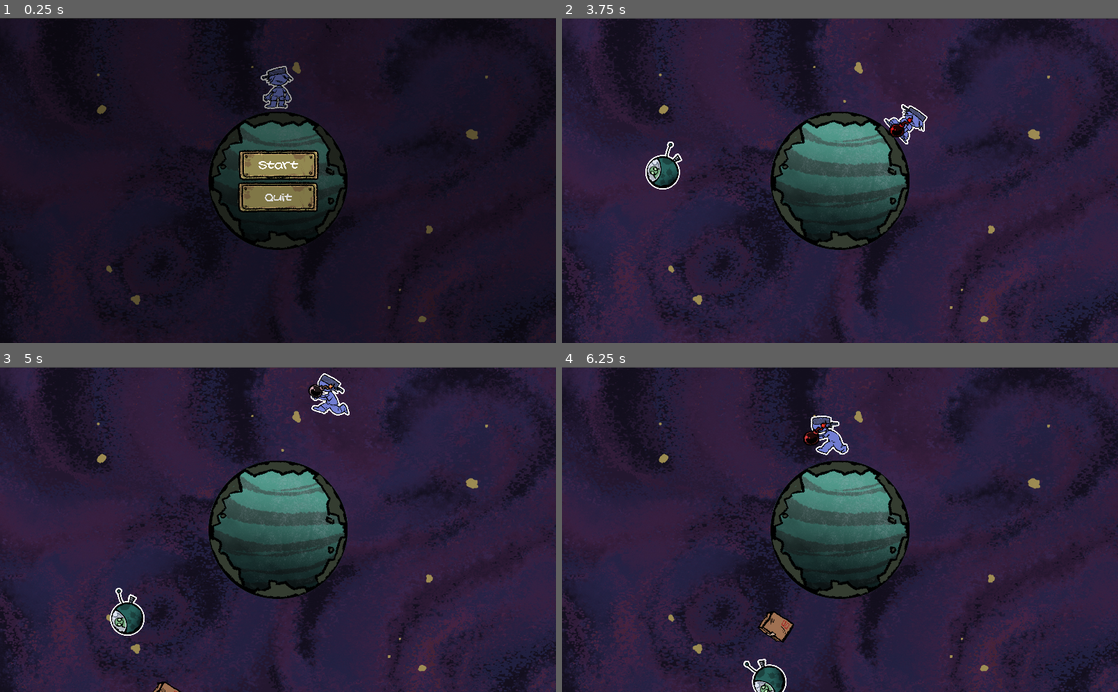
Above: before the commit, frames 1-4 (two rows, left to right).
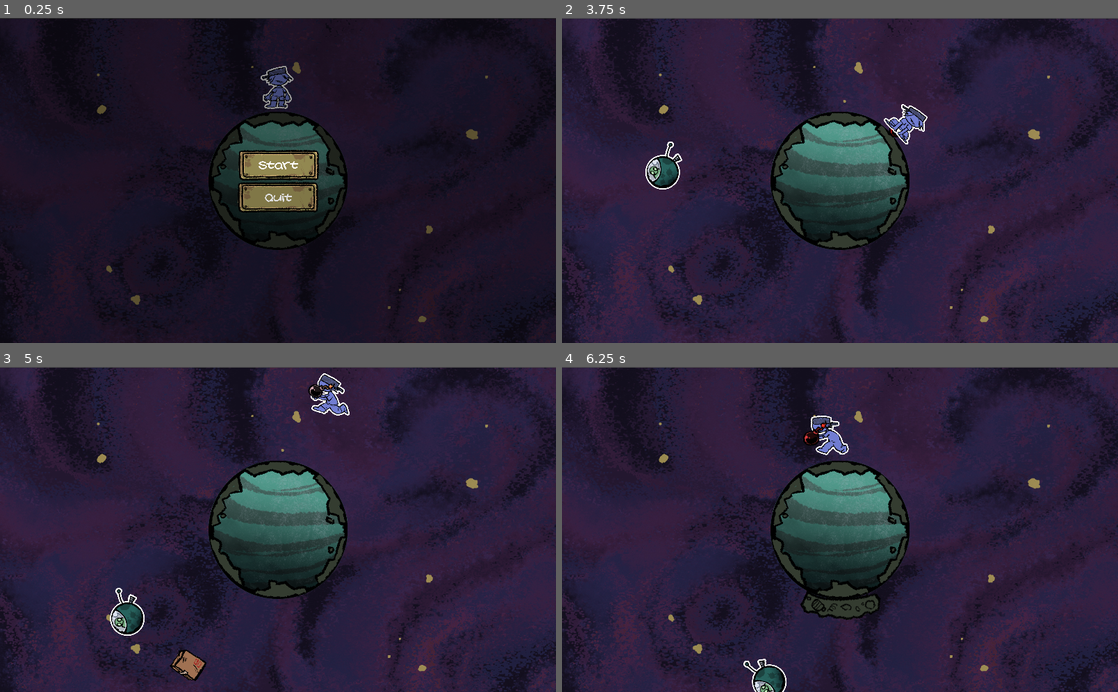
Above: after the commit, the same moments.

Repository: DanGrenade/TinyWorldJam
Game: Godot game, scene res://Scenes/GameTest.tscn
Same seed, same stepped clock (60 frames per second), same inputs: the game is played once before the commit and once after it. The project has no main scene, so this scene is started directly.
Inputs:
- Up to frame 1 (0.25 s): no input
- Up to frame 2 (3.75 s): click "Start" at 0.5 s; hold D (move_right) 1.28-2.03 s; tap E (box_grab) every 0.75 s from 1.35 to 3.6 s; tap Space (jump) at 1.52, 2.27 s; hold Left (move_left) 2.03-2.78 s; hold D (move_right) from 2.78 s (still down)
- Up to frame 3 (5 s): tap Space (jump) at 3.77, 4.52 s; release D (move_right) at 4.28 s; hold Left (move_left) from 4.28 s (still down); tap E (box_grab) at 4.35 s
- Up to frame 4 (6.25 s): keep holding Left (move_left); tap E (box_grab) at 5.1, 5.85 s; tap Space (jump) at 5.27 s

The runs differ from the first frame. In frame 1, 0.2% of the frame differs, in the area x 42-58%, y 40-60%; in frame 2, 0.1%; in frame 3, 0.5%; in frame 4, 1.2%, in the area x 35-58%, y 68-85%.

Commit message:
Issue 034 - Trash will now only hit player sometimes

Diff:
--- a/Scenes/GameTest.tscn
+++ b/Scenes/GameTest.tscn
@@ -36,24 +36,24 @@
 "_edit_use_anchors_": false
 }
 
-[node name="GarbagePlanet" parent="." instance=ExtResource( 2 )]
-
 [node name="Alien_Ship" parent="." instance=ExtResource( 5 )]
 position = Vector2( 0, -1459.11 )
 planet_string = NodePath("../../GameManager/GarbagePlanet")
 
-[node name="PlayerCharacter" parent="." instance=ExtResource( 1 )]
-position = Vector2( 1.80859, -679.526 )
-gravity_body_path = NodePath("../../GameManager/GarbagePlanet")
+[node name="GarbagePlanet" parent="." instance=ExtResource( 2 )]
 
-[node name="GarbageSpawner" type="Node" parent="."]
+[node name="GarbageSpawner" type="Node2D" parent="."]
 script = ExtResource( 4 )
-gravity_node_path = NodePath("../../GameManager/GarbagePlanet")
-alien_node_path = NodePath("../../GameManager/Alien_Ship")
+gravity_node_path = NodePath("../GarbagePlanet")
+alien_node_path = NodePath("../Alien_Ship")
 
 [node name="Timer" type="Timer" parent="GarbageSpawner"]
 wait_time = 3.0
 autostart = true
+
+[node name="PlayerCharacter" parent="." instance=ExtResource( 1 )]
+position = Vector2( 1.80859, -679.526 )
+gravity_body_path = NodePath("../../GameManager/GarbagePlanet")
 
 [node name="Start_Menu" parent="." instance=ExtResource( 7 )]
 margin_left = -515.181
@@ -61,35 +61,34 @@
 margin_right = -515.181
 margin_bottom = -295.984
 
+[node name="YSort" parent="Start_Menu" index="0"]
+position = Vector2( 0, 1 )
+
 [node name="ColorRect" parent="Start_Menu/YSort" index="0"]
 margin_left = -1533.0
 margin_top = -905.0
 margin_right = 2622.0
 margin_bottom = 1518.0
 
-[node name="CanvasLayer" type="CanvasLayer" parent="."]
-layer = 128
-follow_viewport_enable = true
-
-[node name="GameOver" parent="CanvasLayer" instance=ExtResource( 10 )]
+[node name="GameOver" parent="." instance=ExtResource( 10 )]
 visible = false
 margin_left = -2057.18
 margin_top = -1192.31
 margin_right = -1033.18
 margin_bottom = -592.309
 rect_scale = Vector2( 4, 4 )
+[connection signal="switch_game_state_signal" from="." to="Alien_Ship" method="_on_GameManager_switch_game_state_signal"]
+[connection signal="switch_game_state_signal" from="." to="Camera2D" method="_on_GameManager_switch_game_state_signal"]
 [connection signal="switch_game_state_signal" from="." to="PlayerCharacter" method="_on_GameManager_switch_game_state_signal"]
-[connection signal="switch_game_state_signal" from="." to="Camera2D" method="_on_GameManager_switch_game_state_signal"]
-[connection signal="switch_game_state_signal" from="." to="Alien_Ship" method="_on_GameManager_switch_game_state_signal"]
-[connection signal="switch_game_state_signal" from="." to="GarbageSpawner" method="_on_GameManager_switch_game_state_signal"]
 [connection signal="ship_hit" from="Alien_Ship" to="." method="_on_Alien_Ship_ship_hit"]
+[connection signal="ship_hit" from="Alien_Ship" to="Audio" method="_on_Alien_Ship_ship_hit"]
+[connection signal="timeout" from="GarbageSpawner/Timer" to="GarbageSpawner" method="_on_Timer_timeout"]
 [connection signal="player_hit" from="PlayerCharacter" to="Camera2D" method="_on_PlayerCharacter_player_hit"]
 [connection signal="player_hit" from="PlayerCharacter" to="Audio" method="_on_PlayerCharacter_player_hit"]
 [connection signal="player_interact" from="PlayerCharacter" to="Audio" method="_on_PlayerCharacter_player_interact"]
 [connection signal="player_jump" from="PlayerCharacter" to="Audio" method="_on_PlayerCharacter_player_jump"]
-[connection signal="timeout" from="GarbageSpawner/Timer" to="GarbageSpawner" method="_on_Timer_timeout"]
 [connection signal="Continue_Button_Pressed" from="Start_Menu" to="." method="_on_Start_Menu_Continue_Button_Pressed"]
 [connection signal="Start_Button_Pressed" from="Start_Menu" to="." method="_on_Start_Menu_Start_Button_Pressed"]
-[connection signal="Replay_Signal" from="CanvasLayer/GameOver" to="." method="_on_GameOver_Replay_Signal"]
+[connection signal="Replay_Signal" from="GameOver" to="." method="_on_GameOver_Replay_Signal"]
 
 [editable path="Start_Menu"]
--- a/Scripts/BasicTrash.gd
+++ b/Scripts/BasicTrash.gd
@@ -36,11 +36,13 @@
 		var collision_data = move_and_collide(velocity * delta)
 		#If the below triggers, we've hit the player. Bounce off of them!
 		if collision_data:
-			if collision_data.collider.has_method("hit"):
-				collision_data.collider.hit()
-				current_state = state_floating
-				velocity = velocity.bounce(collision_data.normal)
-				move_and_collide(collision_data.remainder.bounce(collision_data.normal))
+			if collision_data.normal.dot(velocity) < -0.3:
+				if collision_data.collider.has_method("hit"):
+					collision_data.collider.hit()
+					current_state = state_floating
+					velocity = -velocity
+					move_and_collide(collision_data.remainder.bounce(collision_data.normal))
+					pass
 				pass
 			pass
 		else:
Not shown: 1 places in Scenes/GameOver.tscn that only renumber resources
